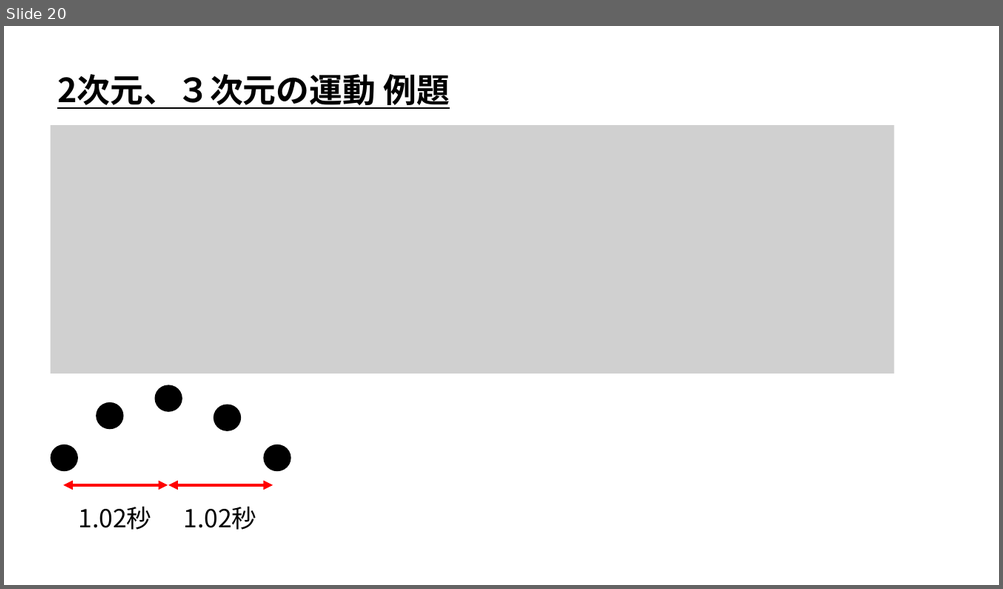
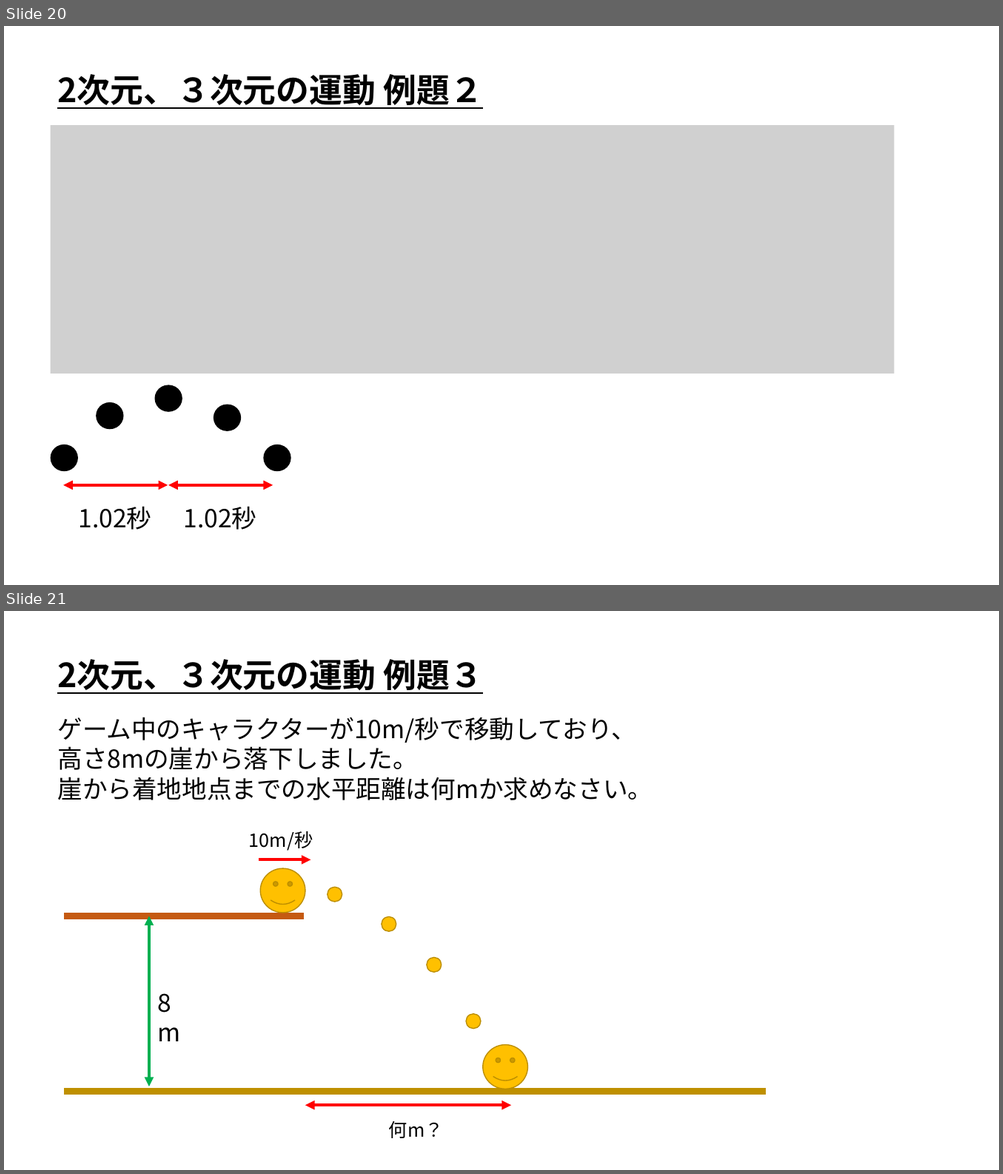
Before and after one commit to ArakiYusuke-Ohara/Textbook, a slide deck: ゲーム科2年/00_前期/ゲーム開発Ⅰ/ゲーム物理学/座学/12_二次元、三次元の運動.pptx. Shown one above the other, each under a label of ours: slide 20 before the commit, slides 20 and 21 after it. The pictures are 1003x589 and 1003x1174 pixels, drawn with LibreOffice and Linux fonts; fonts in the diff are those of the drawing; grey boxes stand for pictures. Boxes give left, top, right and bottom in pixels: in the first picture for what was removed or moved away, otherwise in the second. Text is boxed around its words. In the diff, an @@ line names an element or a change of style, - is before the commit and + after.

Commit message:
例題増やした

```diff
--- a/ゲーム科2年/00_前期/ゲーム開発Ⅰ/ゲーム物理学/座学/12_二次元、三次元の運動.pptx
+++ b/ゲーム科2年/00_前期/ゲーム開発Ⅰ/ゲーム物理学/座学/12_二次元、三次元の運動.pptx
@@ slide 21 added at box(4, 611, 999, 1170), background #FFFFFF @@
@@ text added at box(57, 659, 482, 694), 32 pt, text #000000, bold, underline @@
+2次元、３次元の運動 例題３
@@ text added at box(57, 717, 652, 800), 24 pt, text #000000 @@
+ゲーム中のキャラクターが10m/秒で移動しており、
+高さ8mの崖から落下しました。
+崖から着地地点までの水平距離は何mか求めなさい。
@@ text added at box(249, 832, 313, 851), 18 pt, text #000000 @@
+10m/秒
@@ arrow added from (259, 860) to (310, 860), #FF0000 3 pt @@
@@ smiley face added at box(261, 869, 305, 912), fill #FFC000, outline #BD8E00 1 pt @@
@@ ellipse added at box(327, 887, 342, 902), fill #FFC000, outline #BD8E00 1 pt @@
@@ line added from (65, 916) to (304, 916), #C55A11 6 pt @@
@@ double arrow added from (149, 916) to (149, 1087), #00B050 3 pt @@
@@ ellipse added at box(381, 917, 396, 932), fill #FFC000, outline #BD8E00 1 pt @@
@@ ellipse added at box(427, 958, 441, 973), fill #FFC000, outline #BD8E00 1 pt @@
@@ text added at box(151, 984, 201, 1022), 24 pt, text #000000 @@
+8m
@@ ellipse added at box(466, 1014, 481, 1029), fill #FFC000, outline #BD8E00 1 pt @@
@@ smiley face added at box(483, 1045, 528, 1089), fill #FFC000, outline #BD8E00 1 pt @@
@@ line added from (65, 1091) to (765, 1091), #BF9000 6 pt @@
@@ double arrow added from (512, 1105) to (305, 1105), #FF0000 3 pt @@
@@ text added at box(389, 1122, 444, 1139), 18 pt, text #000000 @@
+何m？
@@ slide 20 changed as well @@
@@ text at box(57, 74, 482, 109): text changed @@
-2次元、３次元の運動 例題
+2次元、３次元の運動 例題２
```
Also in this commit, not shown: 12 other slides changed, 10 other slides added.
